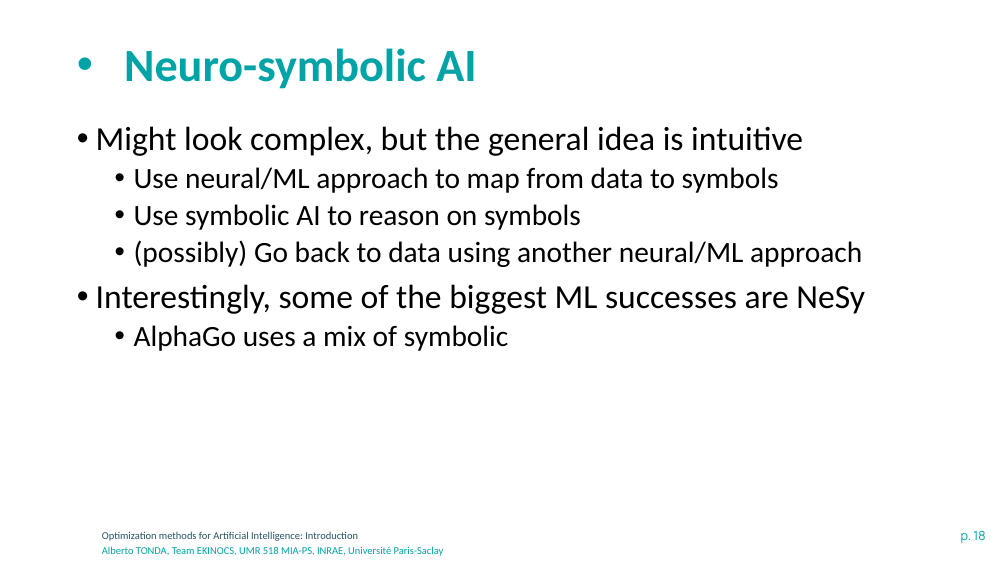
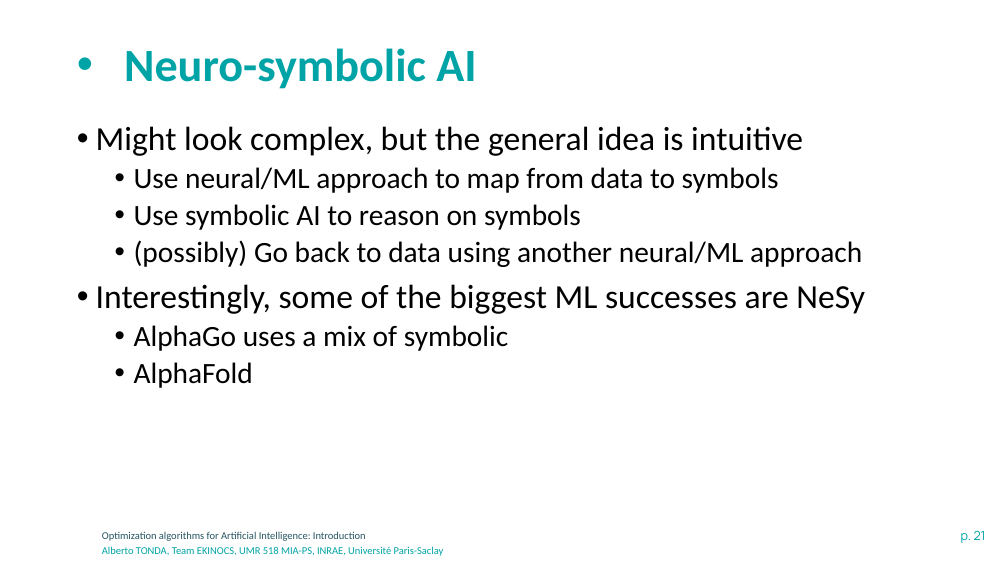
Before and after one commit to albertotonda/teaching, a slide deck: slide 21 of optimization-methods-for-artificial-intelligence/introduction.pptx (slide 18 before the commit). Drawn at 1008x567 pixels with LibreOffice and Linux fonts; fonts in the diff are those of the drawing; background and template pictures are left out. Boxes give left, top, right and bottom in pixels: in the first picture for what was removed or moved away, otherwise in the second. Text is boxed around its words. In the diff, an @@ line names an element or a change of style, - is before the commit and + after.

```diff
--- a/optimization-methods-for-artificial-intelligence/introduction.pptx
+++ b/optimization-methods-for-artificial-intelligence/introduction.pptx
@@ text at (134, 362, 253, 388): paragraph added @@
+  • AlphaFold
@@ text at (102, 531, 366, 541): text changed @@
-Optimization methods for Artificial Intelligence: Introduction
+Optimization algorithms for Artificial Intelligence: Introduction
@@ page number at (961, 530, 986, 543): text changed @@
-p. 18
+p. 21
```
Also in this commit, not shown: 23 other slides changed, 3 slides added, 4 other files.
